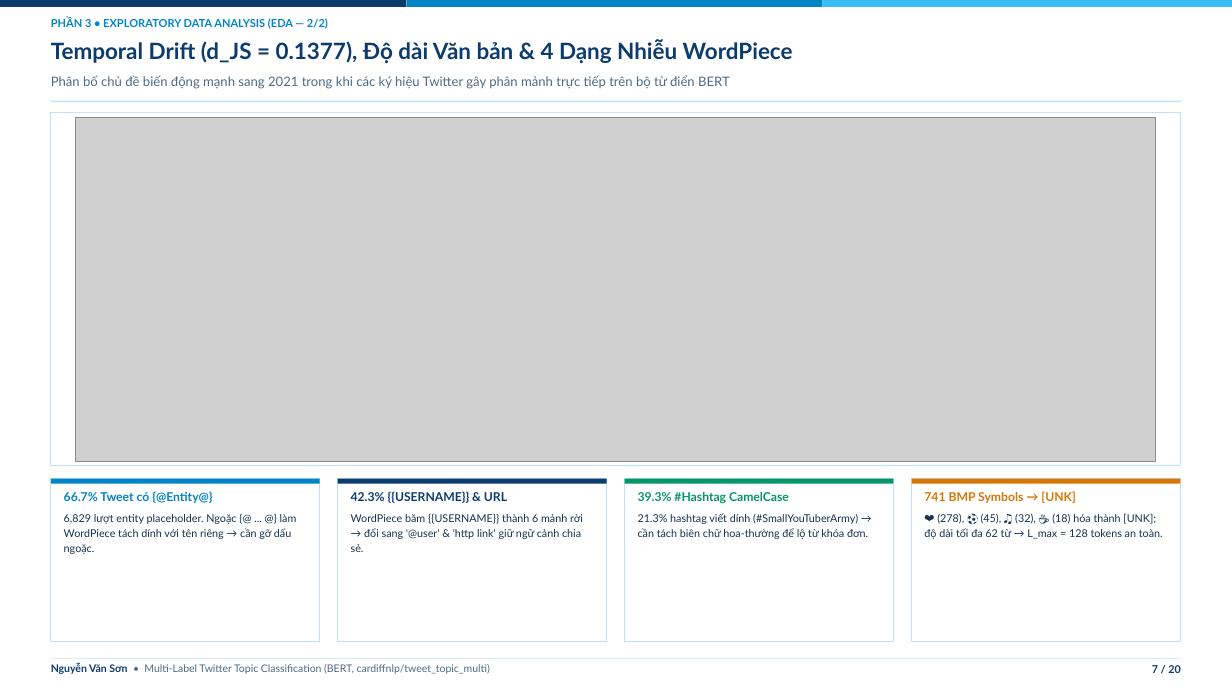
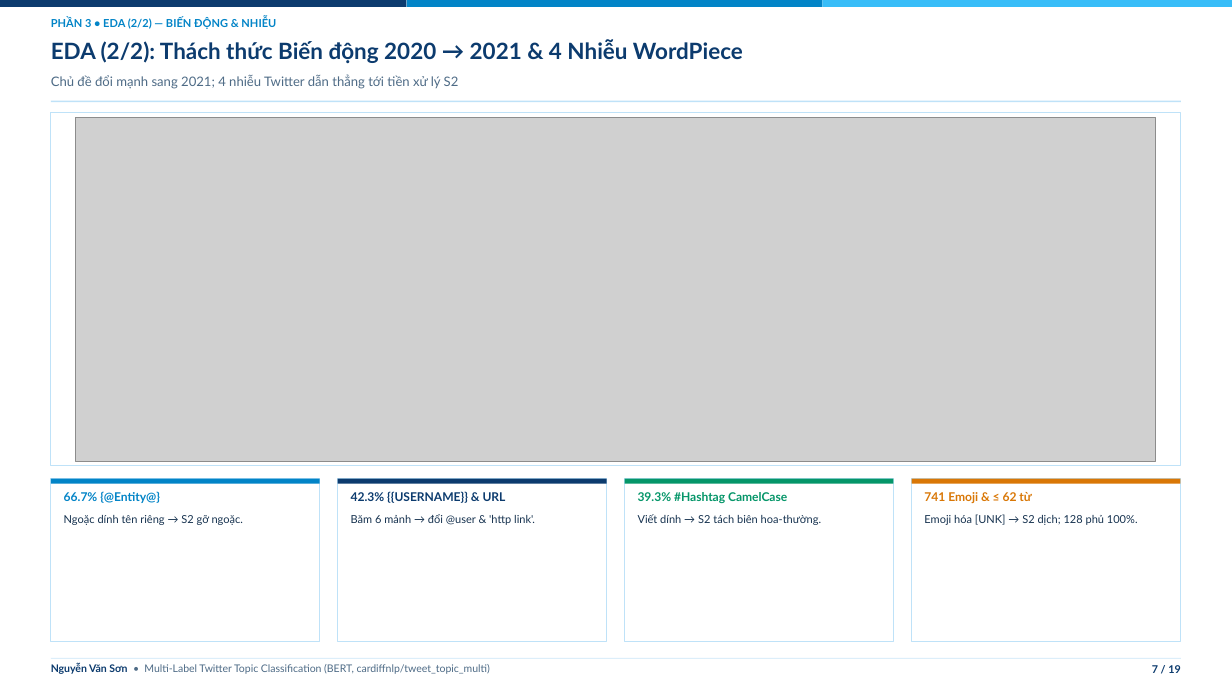
Before and after one commit to cakho6179/tweet_topic_benchmark, a slide deck: slide 7 of presentation/tweet_topic_bert_evaluation.pptx. Drawn at 1232x693 pixels with LibreOffice and Linux fonts; fonts in the diff are those of the drawing; grey boxes stand for pictures; background and template pictures are left out. Boxes give left, top, right and bottom in pixels: in the first picture for what was removed or moved away, otherwise in the second. Text is boxed around its words. In the diff, an @@ line names an element or a change of style, - is before the commit and + after.

```diff
--- a/presentation/tweet_topic_bert_evaluation.pptx
+++ b/presentation/tweet_topic_bert_evaluation.pptx
@@ text at [51,18,276,29]: text changed @@
-PHẦN 3 • EXPLORATORY DATA ANALYSIS (EDA — 2/2)
+PHẦN 3 • EDA (2/2) — BIẾN ĐỘNG & NHIỄU
@@ text at [51,39,743,63]: text changed @@
-Temporal Drift (d_JS = 0.1377), Độ dài Văn bản & 4 Dạng Nhiễu WordPiece
+EDA (2/2): Thách thức Biến động 2020 → 2021 & 4 Nhiễu WordPiece
@@ text at [51,74,459,89]: text changed @@
-Phân bố chủ đề biến động mạnh sang 2021 trong khi các ký hiệu Twitter gây phân mảnh trực tiếp trên bộ từ điển BERT
+Chủ đề đổi mạnh sang 2021; 4 nhiễu Twitter dẫn thẳng tới tiền xử lý S2
@@ text at [64,491,243,525]: text changed; size 8.4 to 8.6 pt @@
-66.7% Tweet có {@Entity@}
-6,829 lượt entity placeholder. Ngoặc {@ ... @} làm WordPiece tách dính với tên riêng → cần gỡ dấu ngoặc.
+66.7% {@Entity@}
+Ngoặc dính tên riêng → S2 gỡ ngoặc.
@@ text at [351,491,506,503]: size 9.5 to 9.4 pt in "42.3% {{USERNAME}} & URL" @@
@@ text at [638,492,787,503]: size 9.5 to 9.4 pt in "39.3% #Hashtag CamelCase" @@
@@ text at [924,492,1138,525]: text changed; size 8.4 to 8.6 pt @@
-741 BMP Symbols → [UNK]
-❤ (278), ⚽ (45), ♫ (32), ☕ (18) hóa thành [UNK]; độ dài tối đa 62 từ → L_max = 128 tokens an toàn.
+741 Emoji & ≤ 62 từ
+Emoji hóa [UNK] → S2 dịch; 128 phủ 100%.
@@ text at [351,514,535,525]: text changed; size 8.4 to 8.6 pt @@
-WordPiece băm {{USERNAME}} thành 6 mảnh rời → đổi sang '@user' & 'http link' giữ ngữ cảnh chia sẻ.
+Băm 6 mảnh → đổi @user & 'http link'.
@@ text at [638,514,821,525]: text changed; size 8.4 to 8.6 pt @@
-21.3% hashtag viết dính (#SmallYouTuberArmy) → cần tách biên chữ hoa-thường để lộ từ khóa đơn.
+Viết dính → S2 tách biên hoa-thường.
@@ text at [1152,665,1180,673]: text changed @@
-7 / 20
+7 / 19
```
Also in this commit, not shown: 11 other slides changed, 7 slides added, 8 slides removed, 16 other files.
